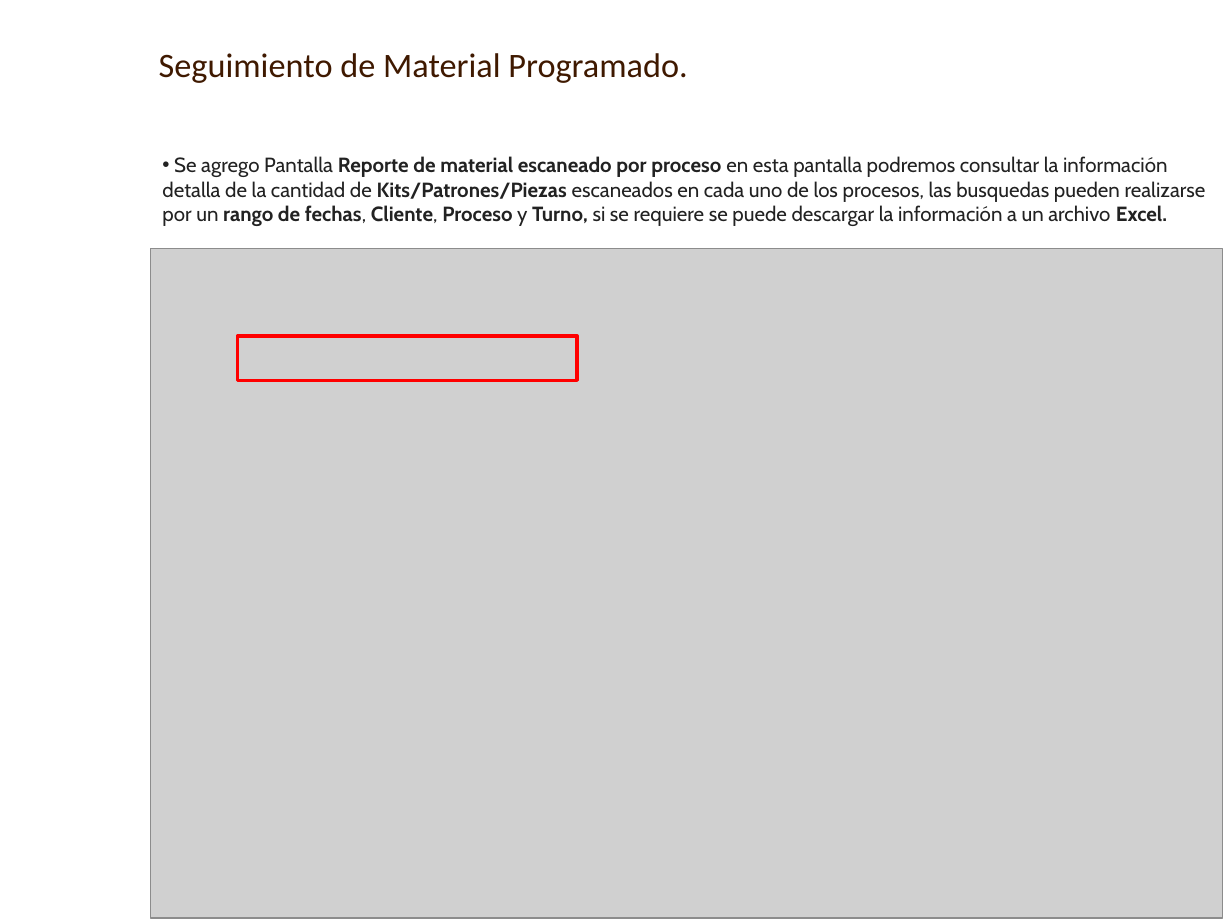
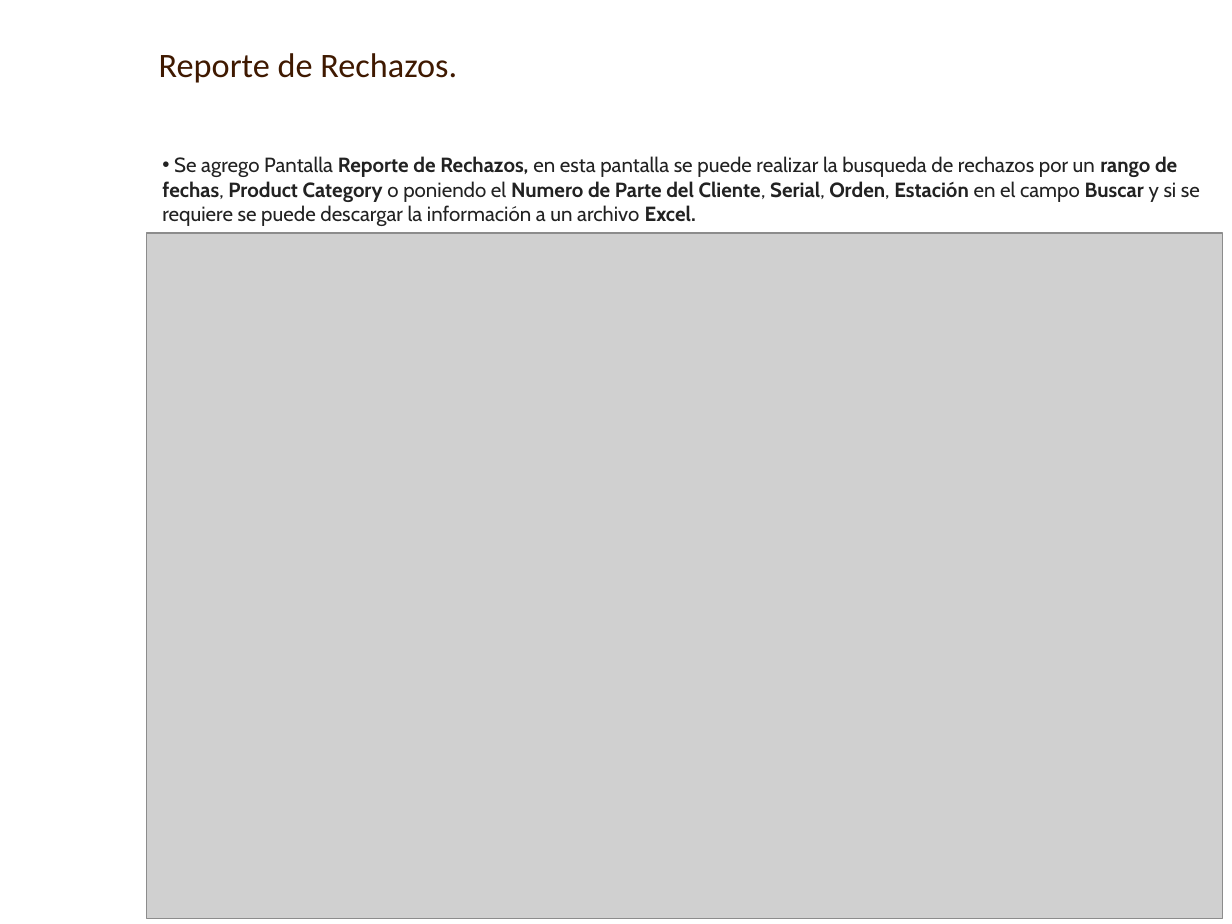
Before and after one commit to AXDELAROSA/CONTROL_QUALITY, a slide deck: slide 2 of 50_RECHAZOS/Docs/[QC] Reporte Material Rechazado.pptx. Drawn at 1232x924 pixels with LibreOffice and Linux fonts; fonts in the diff are those of the drawing; grey boxes stand for pictures; background and template pictures are left out. Boxes give left, top, right and bottom in pixels: in the first picture for what was removed or moved away, otherwise in the second. Text is boxed around its words. In the diff, an @@ line names an element or a change of style, - is before the commit and + after.

Commit message:
SE AGREGO SP PARA REORTE DE RECHAZOS Y MODIFICACIONES SOLICITADOS POR CALIDAD 8D

```diff
--- a/50_RECHAZOS/Docs/[QC] Reporte Material Rechazado.pptx
+++ b/50_RECHAZOS/Docs/[QC] Reporte Material Rechazado.pptx
@@ text at [159, 53, 457, 83]: text changed @@
-Seguimiento de Material Programado.
+Reporte de Rechazos.
@@ text at [162, 156, 1200, 226]: text changed @@
-• Se agrego Pantalla Reporte de material escaneado por proceso en esta pantalla podremos consultar la información detalla de la cantidad de Kits/Patrones/Piezas escaneados en cada uno de los procesos, las busquedas pueden realizarse por un rango de fechas, Cliente, Proceso y Turno, si se requiere se puede descargar la información a un archivo Excel.
+• Se agrego Pantalla Reporte de Rechazos, en esta pantalla se puede realizar la busqueda de rechazos por un rango de fechas, Product Category o poniendo el Numero de Parte del Cliente, Serial, Orden, Estación en el campo Buscar y si se requiere se puede descargar la información a un archivo Excel.
@@ picture: place and size @@
-picture at [150, 249, 1222, 918]
+picture at [147, 233, 1222, 918]
@@ rectangle removed at [238, 336, 578, 381] @@
```
Also in this commit, not shown: 1 other slide changed, 8 other files.
